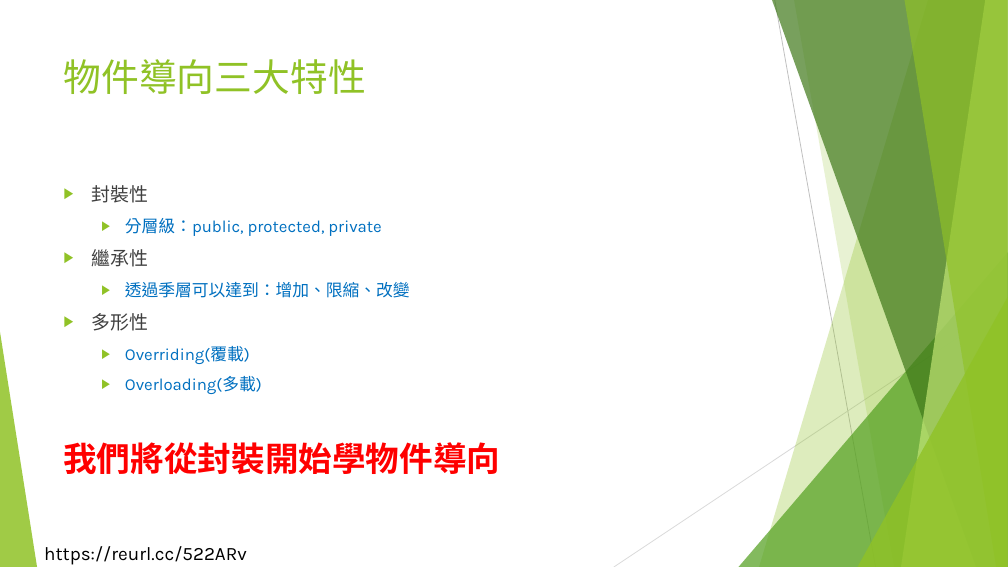
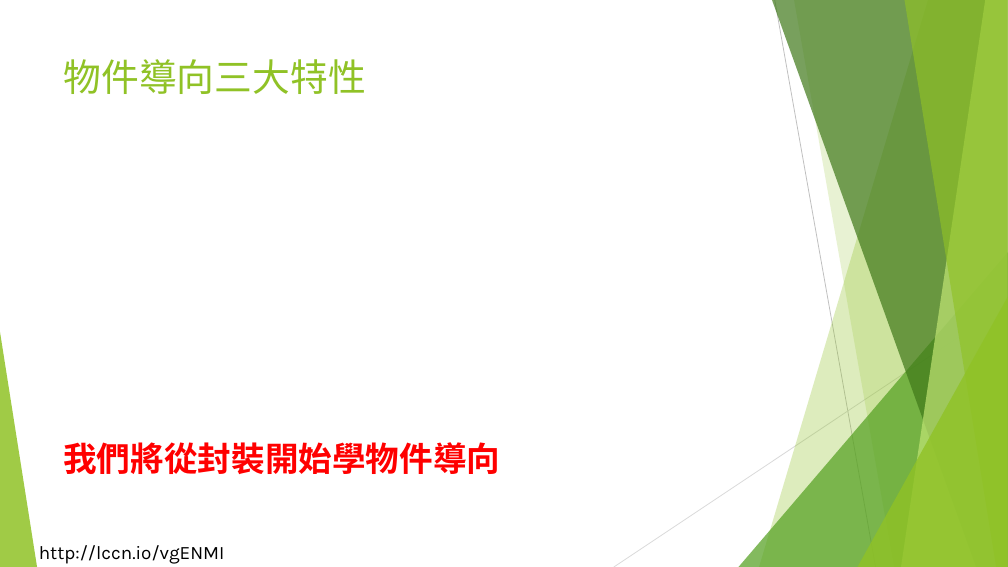
Before and after one commit to liulawsi/My_PPTs, a slide deck: slide 4 of LCC/Java/10_物件導向程式設計.pptx. Drawn at 1008x567 pixels with LibreOffice and Linux fonts; fonts in the diff are those of the drawing; grey boxes stand for pictures; background and template pictures are left out. Boxes give left, top, right and bottom in pixels: in the first picture for what was removed or moved away, otherwise in the second. Text is boxed around its words. In the diff, an @@ line names an element or a change of style, - is before the commit and + after.

```diff
--- a/LCC/Java/10_物件導向程式設計.pptx
+++ b/LCC/Java/10_物件導向程式設計.pptx
@@ text removed at [92,185,410,394] @@
-▶ 封裝性
-  ▶ 分層級：public, protected, private
-▶ 繼承性
-  ▶ 透過季層可以達到：增加、限縮、改變
-▶ 多形性
-  ▶ Overriding(覆載)
-  ▶ Overloading(多載)
@@ text added at [39,545,225,564], 18 pt, text #000000 @@
+http://lccn.io/vgENMI
@@ text removed at [44,546,247,565] @@
-https://reurl.cc/522ARv
```
Also in this commit, not shown: 39 other slides changed, 17 slides added, 7 other files.
